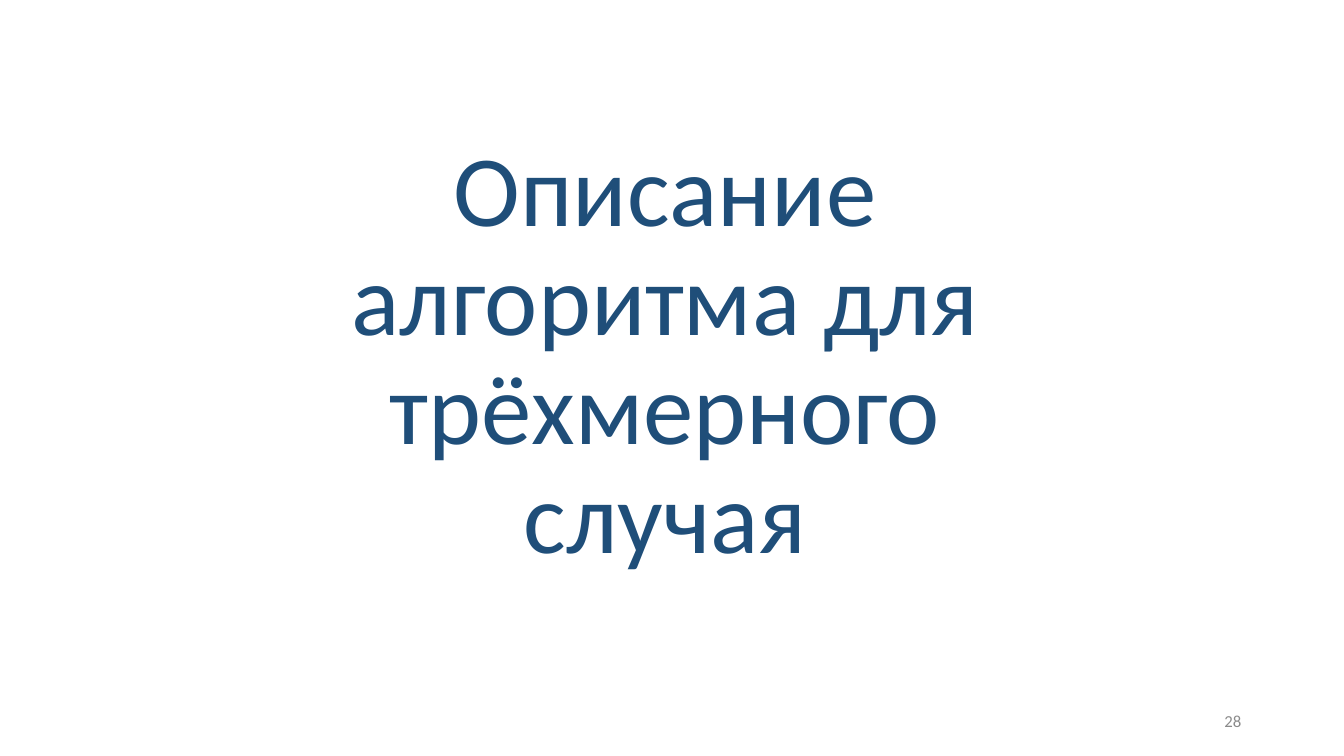
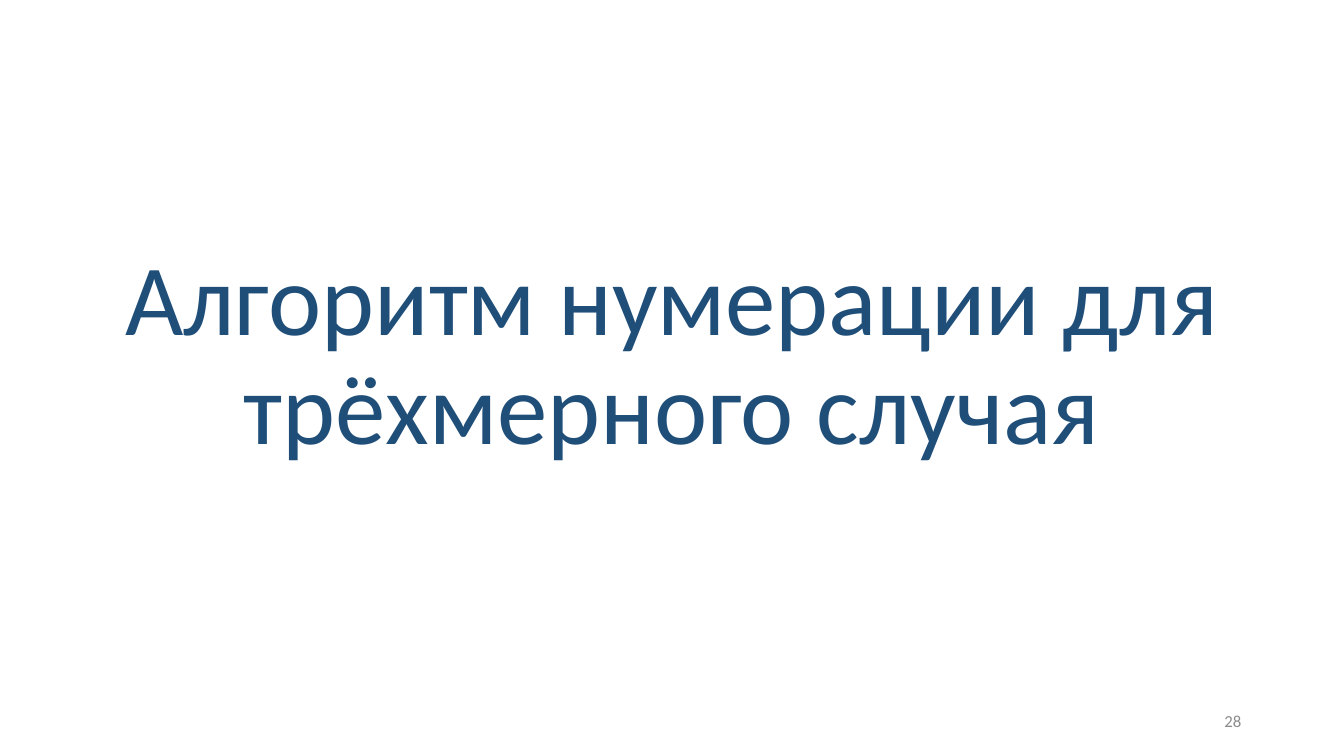
Before and after one commit to Linserous/NumericalGridGeneration, a slide deck: slide 28 of docs/Презентация v0.8.1.pptx. Drawn at 1344x756 pixels with LibreOffice and Linux fonts; fonts in the diff are those of the drawing. Boxes give left, top, right and bottom in pixels: in the first picture for what was removed or moved away, otherwise in the second. Text is boxed around its words. In the diff, an @@ line names an element or a change of style, - is before the commit and + after.

```diff
--- a/docs/Презентация v0.8.1.pptx
+++ b/docs/Презентация v0.8.1.pptx
@@ text at bbox=[125, 270, 1218, 461]: text changed @@
-Описание алгоритма для трёхмерного случая
+Алгоритм нумерации для трёхмерного случая
```
Also in this commit, not shown: 9 other slides changed, 1 slide removed.
